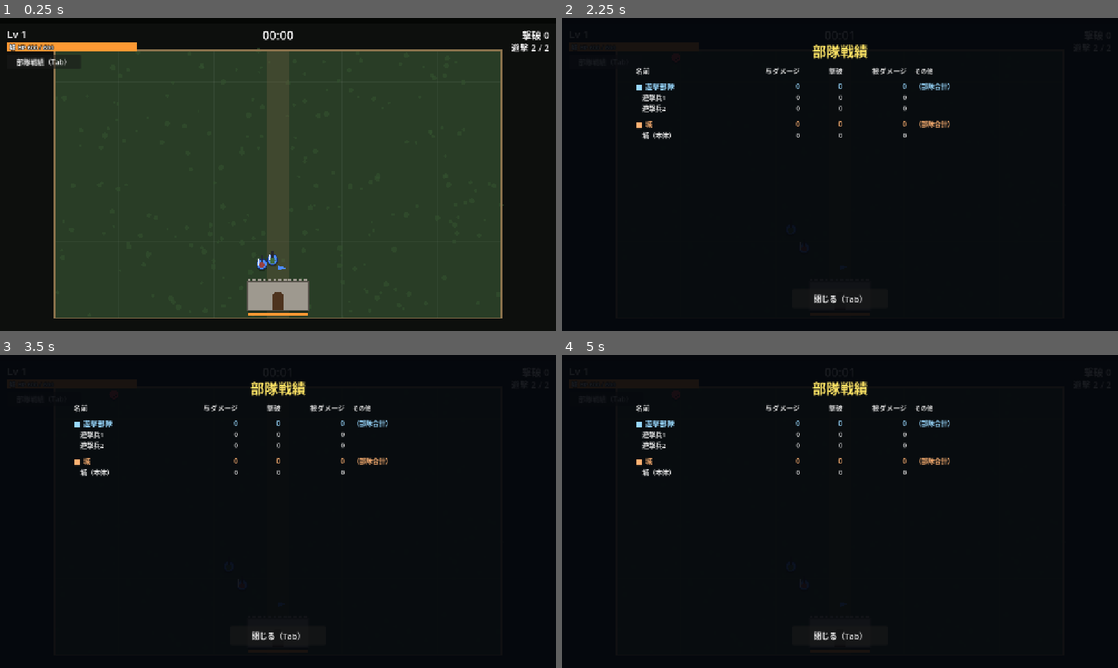
Above: before the commit, frames 1-4 (two rows, left to right).
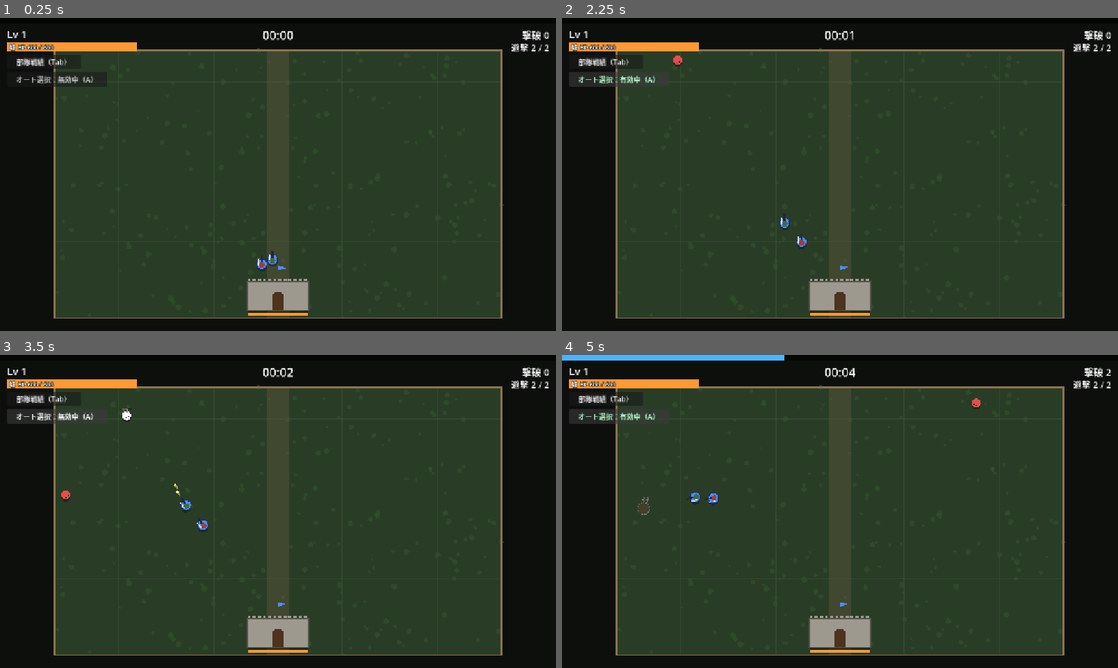
Above: after the commit, the same moments.

Repository: sukepuu/vgnfhusi4v3128904cmtu31
Game: Godot game, scene res://scenes/main.tscn
The game is run twice, just before and just after one commit, with the same random seed, the same clock (stepped at 60 frames per second) and the same inputs.
Inputs:
- Up to frame 1 (0.25 s): no input
- Up to frame 2 (2.25 s): click "部隊戦績（Tab）" at 0.5 s; click "閉じる（Tab）" at 1.25 s; click "部隊戦績（Tab）" (after the commit: "オート選択：無効中（A）") at 2 s
- Up to frame 3 (3.5 s): click "部隊戦績（Tab）" (after the commit: "オート選択：有効中（A）") at 2.75 s
- Up to frame 4 (5 s): tap Enter at 3.5 s; tap R at 3.6 s; hold A from 4.28 s (still down); tap 1 at 4.35 s

The runs differ from the first frame. In frame 1, 0.2% of the frame differs, in the area x 3-20%, y 17-22%; in frame 2, 71%; in frame 3, 71%; in frame 4, 72%, in the area x 0-99%, y 0-96%.

Commit message:
Add auto-pick mode toggle for level-up choices
A button under the stats button (or the A key) toggles auto-pick. When
enabled, level-up and special choices are picked at random without
pausing, and a short notice shows what was chosen. Enabling it while
the choice screen is open picks immediately.

Co-Authored-By: Claude Opus 5.5 <noreply@anthropic.com>
Claude-Session: https://claude.ai/code/session_011NyugcHQ7VLrKVd7aaRyr2

Diff:
--- a/auto_soldier/scripts/hud.gd
+++ b/auto_soldier/scripts/hud.gd
@@ -18,6 +18,9 @@
 var _boss_label: Label
 var _banner: Label
 var _banner_left := 0.0
+var _auto_btn: Button
+var _notice: Label
+var _notice_left := 0.0
 var _result_label: Label
 
 
@@ -122,6 +125,28 @@
 	stats_btn.pressed.connect(func() -> void: game.toggle_stats())
 	root.add_child(stats_btn)
 
+	# オート選択ボタン（部隊戦績ボタンの下）
+	_auto_btn = Button.new()
+	_auto_btn.add_theme_font_size_override("font_size", 16)
+	_auto_btn.position = Vector2(16, 124)
+	_auto_btn.size = Vector2(230, 34)
+	_auto_btn.focus_mode = Control.FOCUS_NONE
+	_auto_btn.pressed.connect(func() -> void: game.set_auto_pick(not game.auto_pick))
+	root.add_child(_auto_btn)
+	update_auto_button()
+
+	# オート選択で何を選んだかのお知らせ（画面下）
+	_notice = _make_label(18)
+	_notice.set_anchors_preset(Control.PRESET_CENTER_BOTTOM)
+	_notice.offset_left = -400
+	_notice.offset_right = 400
+	_notice.offset_top = -64
+	_notice.offset_bottom = -36
+	_notice.horizontal_alignment = HORIZONTAL_ALIGNMENT_CENTER
+	_notice.add_theme_color_override("font_color", Color(1.0, 0.95, 0.6))
+	_notice.visible = false
+	root.add_child(_notice)
+
 	_build_game_over()
 
 
@@ -147,6 +172,23 @@
 	return l
 
 
+func update_auto_button() -> void:
+	if game.auto_pick:
+		_auto_btn.text = "オート選択：有効中（A）"
+		_auto_btn.add_theme_color_override("font_color", Color(0.5, 1.0, 0.6))
+		_auto_btn.add_theme_color_override("font_hover_color", Color(0.7, 1.0, 0.8))
+	else:
+		_auto_btn.text = "オート選択：無効中（A）"
+		_auto_btn.add_theme_color_override("font_color", Color(0.75, 0.75, 0.75))
+		_auto_btn.add_theme_color_override("font_hover_color", Color(1, 1, 1))
+
+
+func show_notice(text: String) -> void:
+	_notice.text = text
+	_notice.visible = true
+	_notice_left = 2.5
+
+
 func show_banner(text: String, col: Color) -> void:
 	_banner.text = text
 	_banner.add_theme_color_override("font_color", col)
@@ -155,6 +197,11 @@
 
 
 func _process(delta: float) -> void:
+	if _notice_left > 0.0 and not get_tree().paused:
+		_notice_left -= delta
+		_notice.modulate.a = clampf(_notice_left, 0.0, 1.0)
+		if _notice_left <= 0.0:
+			_notice.visible = false
 	if _banner_left > 0.0 and not get_tree().paused:
 		_banner_left -= delta
 		_banner.modulate.a = clampf(_banner_left, 0.0, 1.0)
@@ -267,3 +314,6 @@
 func _unhandled_input(event: InputEvent) -> void:
 	if _game_over.visible and event is InputEventKey and event.pressed and event.keycode == KEY_R:
 		game.restart()
+	elif event is InputEventKey and event.pressed and not event.echo and event.keycode == KEY_A and not _game_over.visible:
+		get_viewport().set_input_as_handled()
+		game.set_auto_pick(not game.auto_pick)
--- a/auto_soldier/scripts/main.gd
+++ b/auto_soldier/scripts/main.gd
@@ -81,6 +81,8 @@
 ## まだ強化を選んでいないレベル（特別強化のレベルかどうかの判定に使う）
 var _pending_levels: Array = []
 var game_over := false
+## オート選択モード：レベルアップの強化をランダムで自動的に選ぶ
+var auto_pick := false
 
 var _spawn_acc := 0.0
 var _next_wave := 50.0
@@ -262,6 +264,15 @@
 		"blocked": 0.0, "walls": 0, "wall_blocks": 0, "traps": 0}
 	records.append(r)
 	return r
+
+
+func set_auto_pick(on: bool) -> void:
+	auto_pick = on
+	hud.update_auto_button()
+	# 選択画面が出ている最中に有効にしたら、その場で自動選択
+	if on and level_up_ui.visible and not level_up_ui._ids.is_empty():
+		var ids: Array = level_up_ui._ids
+		level_up_ui._pick(ids[randi() % ids.size()])
 
 
 func toggle_stats() -> void:
@@ -491,6 +502,12 @@
 		_pending_levels.clear()
 		castle.hp = castle.max_hp
 		return
+	if auto_pick:
+		# オート選択：画面を止めずにランダムで選ぶ
+		var u: Dictionary = choices[randi() % choices.size()]
+		hud.show_notice("オート選択：【%s】%s%s" % [Upgrades.CAT_LABEL[u["cat"]], "★" if u.get("special", false) else "", u["name"]])
+		_on_upgrade_chosen(u["id"])
+		return
 	hud.refresh()
 	get_tree().paused = true
 	level_up_ui.show_choices(choices, upgrade_levels, for_level, special)
Not shown, changed: auto_soldier/README.md
